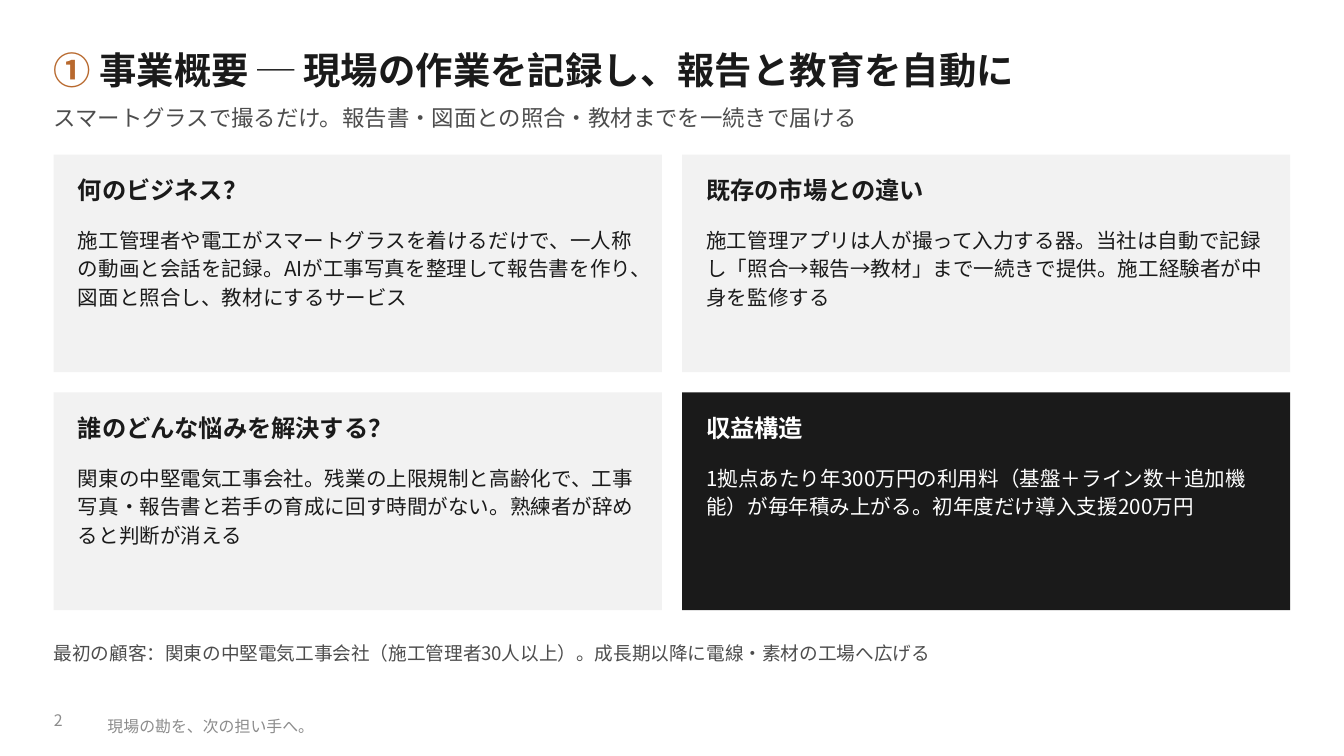
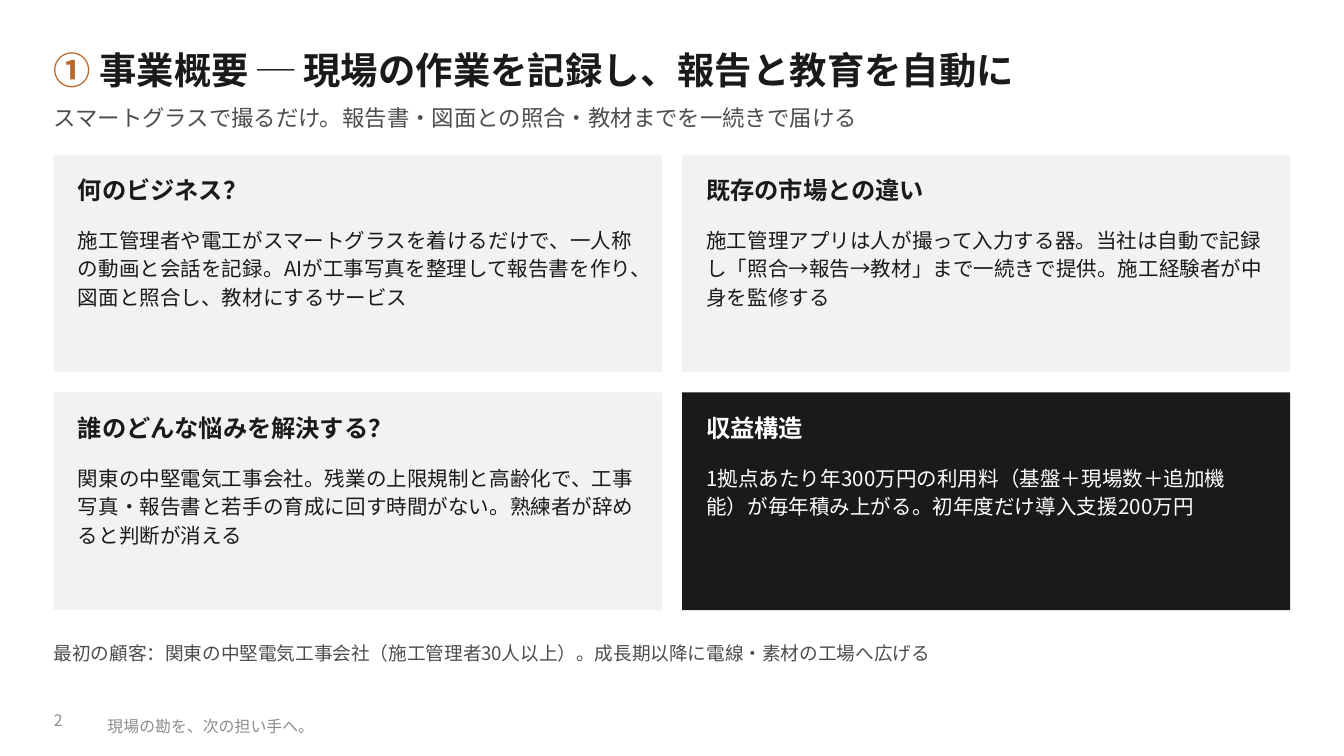
Before and after one commit to SEITOSHIKI/-ai-commute-audio-, a slide deck: slide 2 of deck/令和の虎_事業計画書_三現ワークス.pptx. Drawn at 1344x756 pixels with LibreOffice and Linux fonts; fonts in the diff are those of the drawing; background and template pictures are left out. Boxes give left, top, right and bottom in pixels: in the first picture for what was removed or moved away, otherwise in the second. Text is boxed around its words. In the diff, an @@ line names an element or a change of style, - is before the commit and + after.

```diff
--- a/deck/令和の虎_事業計画書_三現ワークス.pptx
+++ b/deck/令和の虎_事業計画書_三現ワークス.pptx
@@ text at <box>706,468,1225,516</box>: text changed @@
-1拠点あたり年300万円の利用料（基盤＋ライン数＋追加機能）が毎年積み上がる。初年度だけ導入支援200万円
+1拠点あたり年300万円の利用料（基盤＋現場数＋追加機能）が毎年積み上がる。初年度だけ導入支援200万円
```
Also in this commit, not shown: 23 other files.
